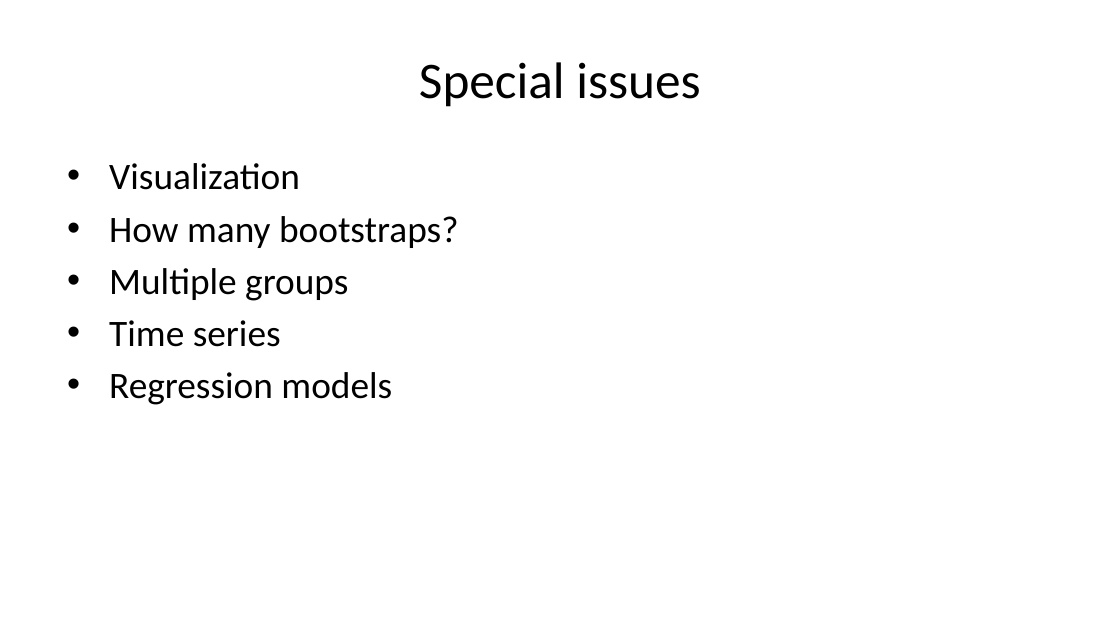
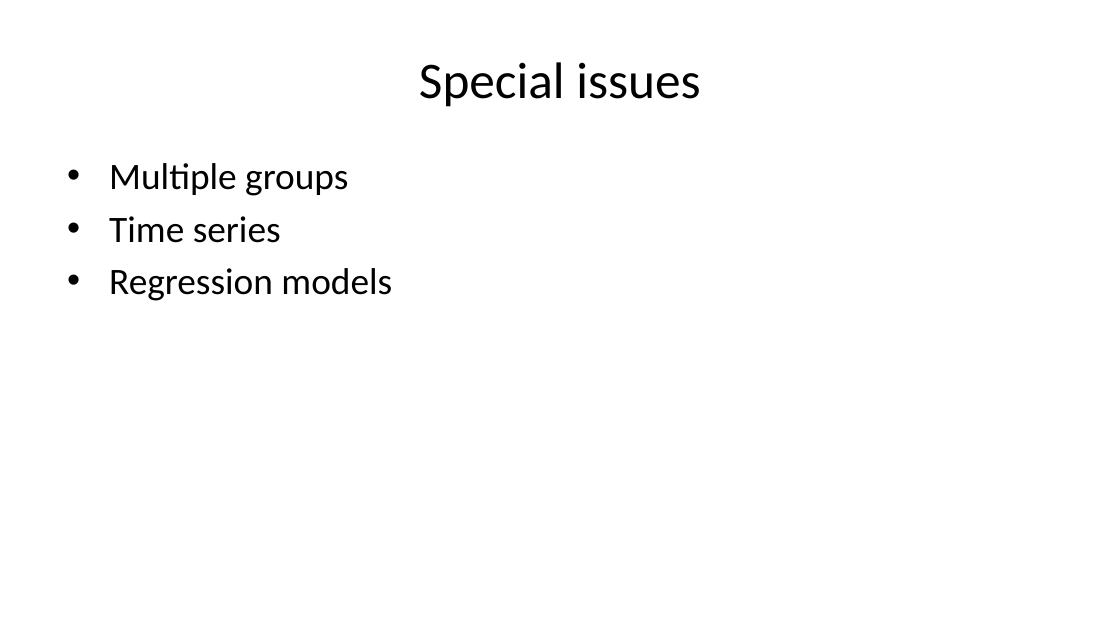
Before and after one commit to pmean/papers-and-presentations, a slide deck: slide 65 of bootstrap/src/bootstrap-slides.pptx (slide 56 before the commit). Drawn at 1120x630 pixels with LibreOffice and Linux fonts; fonts in the diff are those of the drawing. Boxes give left, top, right and bottom in pixels: in the first picture for what was removed or moved away, otherwise in the second. Text is boxed around its words. In the diff, an @@ line names an element or a change of style, - is before the commit and + after.

Commit message:
More tweaks in bootstrap slides

```diff
--- a/bootstrap/src/bootstrap-slides.pptx
+++ b/bootstrap/src/bootstrap-slides.pptx
@@ text at box(109, 163, 459, 248): paragraphs removed @@
-• Visualization
-• How many bootstraps?
```
Also in this commit, not shown: 12 other slides changed, 7 slides added, 7 other files.
